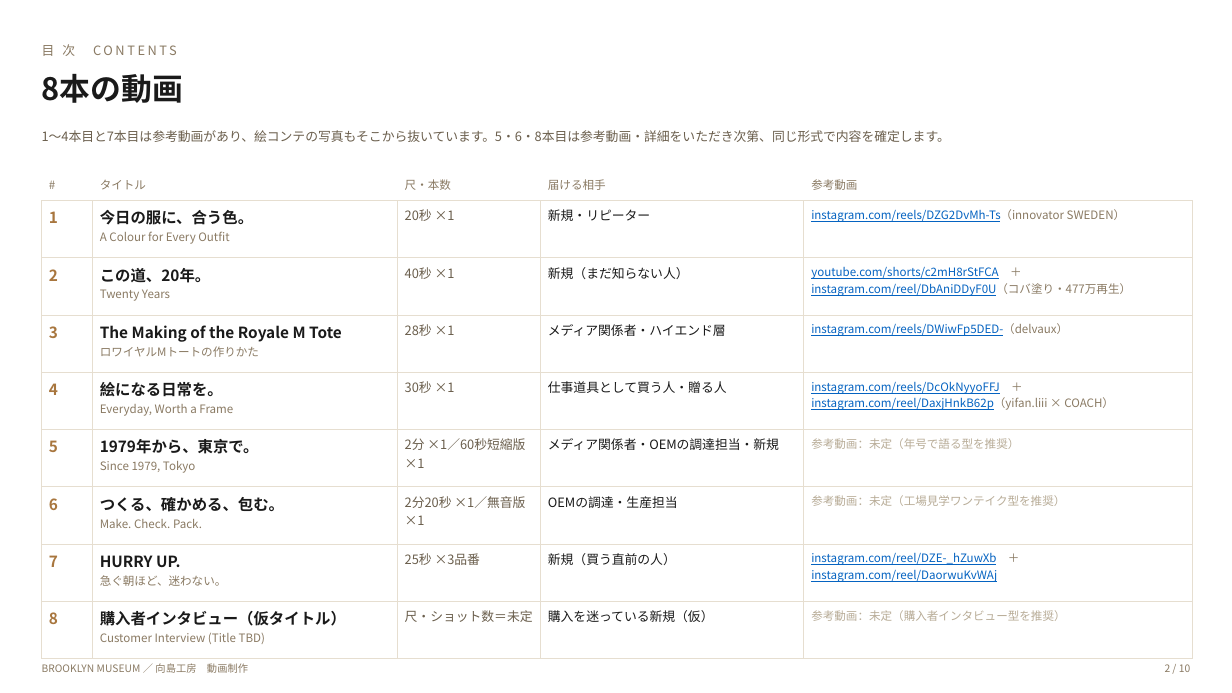
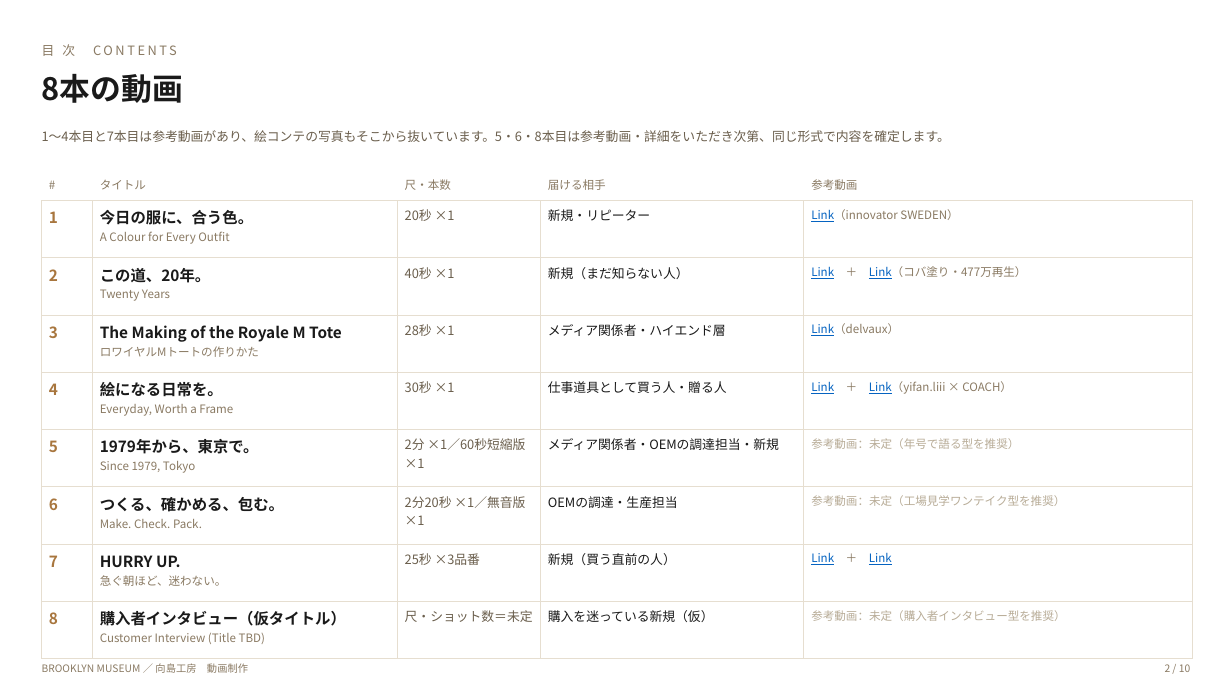
Before and after one commit to Shiori0415/dougaseisaku, a slide deck: slide 2 of pdf/00_動画8本_企画と絵コンテ.pptx. Drawn at 1232x693 pixels with LibreOffice and Linux fonts; fonts in the diff are those of the drawing. Boxes give left, top, right and bottom in pixels: in the first picture for what was removed or moved away, otherwise in the second. Text is boxed around its words. In the diff, an @@ line names an element or a change of style, - is before the commit and + after.

```diff
--- a/pdf/00_動画8本_企画と絵コンテ.pptx
+++ b/pdf/00_動画8本_企画と絵コンテ.pptx
@@ table at (x1=42, y1=171, x2=1192, y2=648) @@
-row 2, column 5: instagram.com/reels/DZG2DvMh-Ts（innovator SWEDEN）
+row 2, column 5: Link（innovator SWEDEN）
-row 3, column 5: youtube.com/shorts/c2mH8rStFCA ＋ instagram.com/reel/DbAniDDyF0U（コバ塗り・477万再生）
+row 3, column 5: Link ＋ Link（コバ塗り・477万再生）
-row 4, column 5: instagram.com/reels/DWiwFp5DED-（delvaux）
+row 4, column 5: Link（delvaux）
-row 5, column 5: instagram.com/reels/DcOkNyyoFFJ ＋ instagram.com/reel/DaxjHnkB62p（yifan.liii × COACH）
+row 5, column 5: Link ＋ Link（yifan.liii × COACH）
-row 8, column 5: instagram.com/reel/DZE-_hZuwXb ＋ instagram.com/reel/DaorwuKvWAj
+row 8, column 5: Link ＋ Link
```
Also in this commit, not shown: 5 other slides changed, 3 other files.
